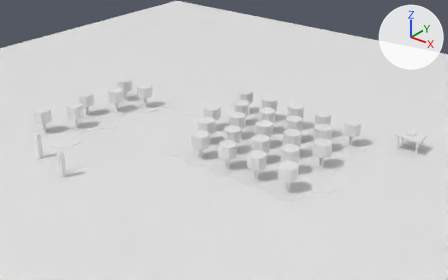
The Blender file art/blender/chapter-layouts/garden.blend, before and after one commit.
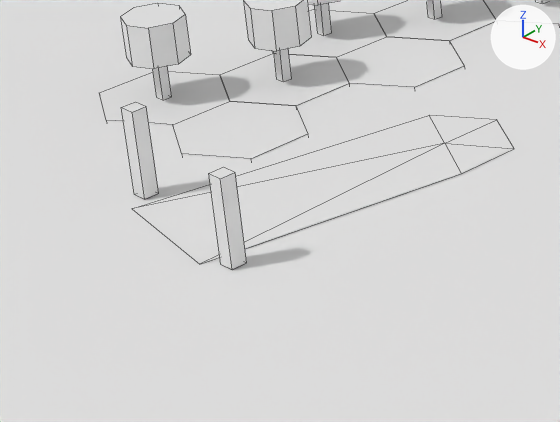
Old and new are each drawn whole from a 50 mm lens placed at (17.78, -17.81, 9.52), pointed at (5.97, -3.05, 0.37) and again close up on the part from 0% to 34% of the width and 38% to 78% of the height. Arrows for +X, +Y and +Z are at upper right; the lights stay in place. The older version's two pictures come first. The close-ups show mesh edges as thin lines.

In view in the first close-up: 'outside ground', 'start approach', 'start entrance post', 'start entrance post.001', 'terrain -1,3', 'terrain -1,4', 'terrain -2,4', 'terrain -2,5', 'terrain -2,6', 'terrain -3,6', 'tree canopy -2,5', 'tree canopy -3,6' and 6 more.
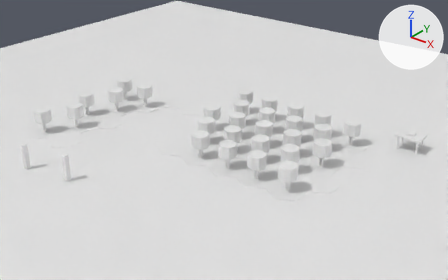
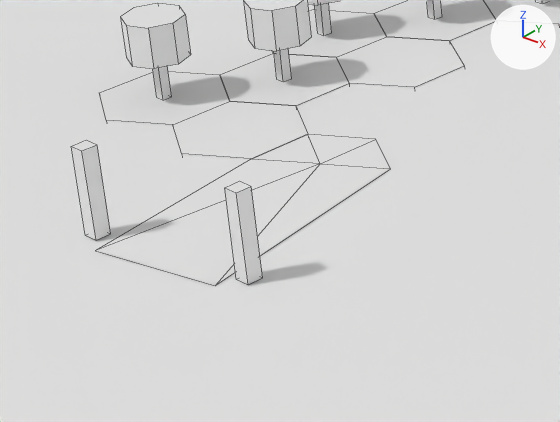
Edits to the scene script, one JSON object a line:
```json
{"block": "me_start_approach", "where": "# used by ob_start_approach; location = (0.0, 0.0, 0.0)"}
{"block": "me_start_approach", "where": "# before: 0 (2.86, -4.95, 0.0) at pixel (444, 143), 4 (3.43, -4.62, 0.0) at pixel (514, 148), 5 (2.86, -4.29, 0.0) at pixel (496, 119), 6 (2.29, -4.62, 0.0) at pixel (429, 115)"}
{"op": "remove", "block": "me_start_approach", "code": "me_start_approach.from_pydata(...)  # 7 vertices, 6 faces; spans x 1.68..3.43, y -7.79..-4.29, z 0.0"}
{"op": "add", "block": "me_start_approach", "code": "me_start_approach.from_pydata(...)  # 7 vertices, 6 faces; spans x 1.71..3.35, y -8.2..-5.28, z 0.0"}
{"block": "me_start_approach", "change": "me_start_approach part 1"}
{"op": "add", "block": "me_start_approach", "code": "for i in [0, 4, 5, 6]: me_start_approach.vertices[i].co += Vector((-0.57, -0.99, 0.0))"}
{"op": "set", "path": "me_start_approach.vertices[1].co", "old": "(1.68, -7.54, 0.0)", "new": "(1.71, -6.27, 0.0)", "note": "pixel (131, 208) -> pixel (250, 159)"}
{"op": "set", "path": "me_start_approach.vertices[2].co", "old": "(2.95, -7.79, 0.0)", "new": "(2.07, -8.2, 0.0)", "note": "pixel (199, 264) -> pixel (95, 250)"}
{"op": "set", "path": "me_start_approach.vertices[3].co", "old": "(3.43, -5.28, 0.0)", "new": "(3.35, -7.94, 0.0)", "note": "pixel (461, 173) -> pixel (215, 285)"}
{"block": "me_start_entrance_post", "where": "# used by ob_start_entrance_post; location = (0.0, 0.0, 0.0)"}
{"op": "remove", "block": "me_start_entrance_post", "code": "me_start_entrance_post.from_pydata(...)  # 8 vertices, 6 faces; spans x 1.476..1.626, y -7.365..-7.215, z 0.0..0.85"}
{"op": "add", "block": "me_start_entrance_post", "code": "me_start_entrance_post.from_pydata(...)  # 8 vertices, 6 faces; spans x 1.783..1.933, y -8.088..-7.938, z 0.0..0.85"}
{"block": "me_start_entrance_post", "change": "me_start_entrance_post part 2: the whole mesh is moved by (0.306, -0.723, 0.0)"}
{"block": "me_start_entrance_post_001", "where": "# used by ob_start_entrance_post_001; location = (0.0, 0.0, 0.0)"}
{"op": "remove", "block": "me_start_entrance_post_001", "code": "me_start_entrance_post_001.from_pydata(...)  # 8 vertices, 6 faces; spans x 3.095..3.245, y -7.687..-7.537, z 0.0..0.85"}
{"op": "add", "block": "me_start_entrance_post_001", "code": "me_start_entrance_post_001.from_pydata(...)  # 8 vertices, 6 faces; spans x 3.401..3.551, y -7.767..-7.617, z 0.0..0.85"}
{"block": "me_start_entrance_post_001", "change": "me_start_entrance_post_001 part 3: the whole mesh is moved by (0.306, -0.08, 0.0)"}
```

Where the change shows, as pixel boxes [x1, y1, x2, y2] in the close-ups (560 x 422 px):
```json
{"object": "start approach", "change": "reshaped", "before": [133, 115, 514, 264], "after": [95, 134, 390, 286], "on screen": "23% narrower"}
{"object": "start entrance post", "change": "moved", "before": [121, 102, 159, 199], "after": [71, 140, 111, 240]}
{"object": "start entrance post.001", "change": "moved", "before": [209, 167, 247, 269], "after": [225, 181, 263, 285]}
```
